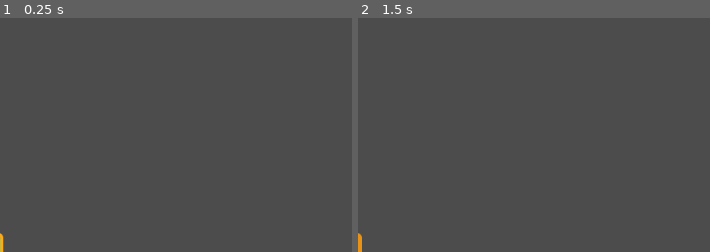
Above: before the commit, frames 1-2 (left to right).
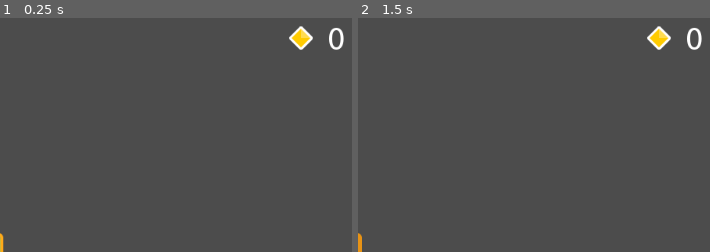
Above: after the commit, the same moments.

Repository: CaptainDeathead/First-school-projec
Game: Godot game, scene res://MainScene.tscn
Same seed, same stepped clock (60 frames per second), same inputs: the game is played once before the commit and once after it.
Inputs:
- Up to frame 1 (0.25 s): no input
- Up to frame 2 (1.5 s): hold D (move_right) 0.53-1.28 s; tap Space (jump) at 0.77 s; hold A (move_left) from 1.28 s (still down)
The pictures show only the part of the screen within x 46-96%, y 1-51%; the shares and areas given below are measured in that part.

The runs differ from the first frame. In frame 1, 0.7% of the frame differs, in the area x 82-98%, y 3-14%; in frame 2, 0.7%.

Commit message:
addad coin

Diff:
--- /dev/null
+++ b/Font/ubuntu-regular.tres
@@ -0,0 +1,7 @@
+[gd_resource type="DynamicFont" load_steps=2 format=2]
+
+[ext_resource path="res://Font/Ubuntu-Regular.ttf" type="DynamicFontData" id=1]
+
+[resource]
+size = 40
+font_data = ExtResource( 1 )
--- a/MainScene.tscn
+++ b/MainScene.tscn
@@ -7,6 +7,7 @@
 [ext_resource path="res://CameraController.gd" type="Script" id=5]
 [ext_resource path="res://Coin.tscn" type="PackedScene" id=6]
 [ext_resource path="res://Lava.tscn" type="PackedScene" id=7]
+[ext_resource path="res://UI.tscn" type="PackedScene" id=8]
 
 [node name="MainScene" type="Node2D"]
 
@@ -121,3 +122,9 @@
 [node name="Enemy" parent="." instance=ExtResource( 4 )]
 position = Vector2( 288, 288 )
 moveDist = 200
+
+[node name="CanvasLayer" type="CanvasLayer" parent="."]
+
+[node name="UI" parent="CanvasLayer" instance=ExtResource( 8 )]
+margin_left = 887.0
+margin_right = 887.0
--- /dev/null
+++ b/UI.tscn
@@ -0,0 +1,21 @@
+[gd_scene load_steps=3 format=2]
+
+[ext_resource path="res://Sprites/Coin.png" type="Texture" id=1]
+[ext_resource path="res://Font/ubuntu-regular.tres" type="DynamicFont" id=2]
+
+[node name="UI" type="Control"]
+anchor_right = 1.0
+anchor_bottom = 1.0
+
+[node name="CoinTexture" type="TextureRect" parent="."]
+margin_right = 40.0
+margin_bottom = 40.0
+texture = ExtResource( 1 )
+
+[node name="ScoreText" type="Label" parent="."]
+margin_left = 66.0
+margin_top = 9.0
+margin_right = 212.0
+margin_bottom = 55.0
+custom_fonts/font = ExtResource( 2 )
+text = "0"
Not shown: 1 places in MainScene.tscn that only renumber resources
